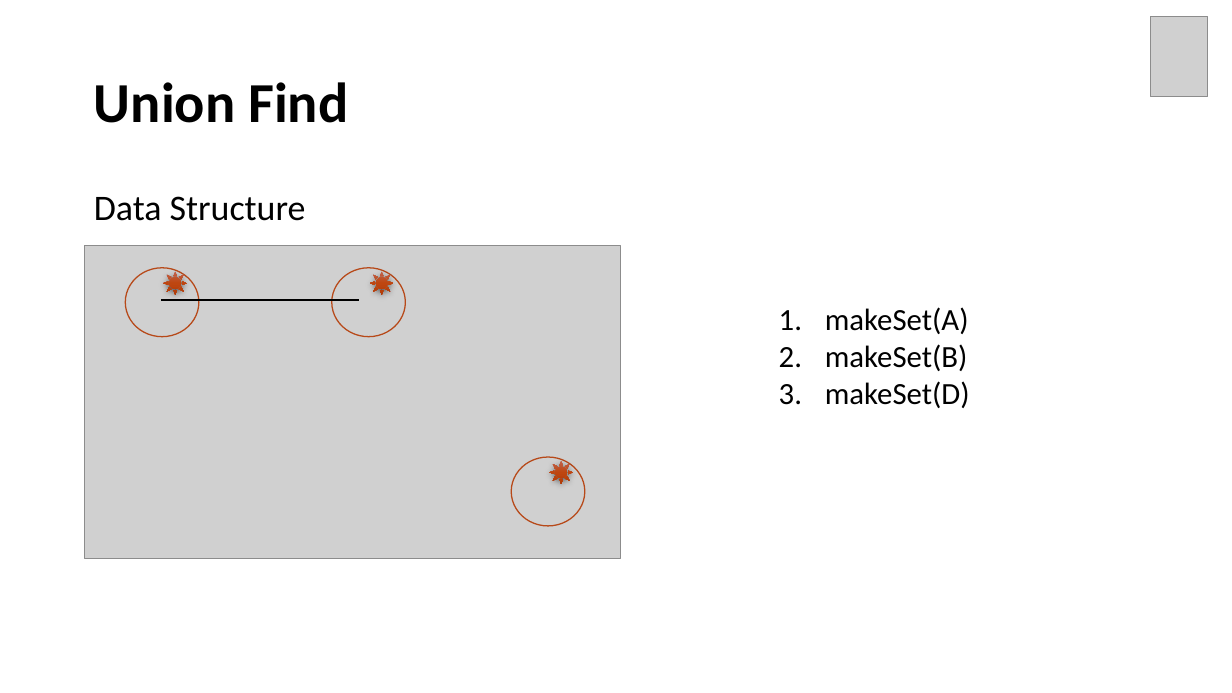
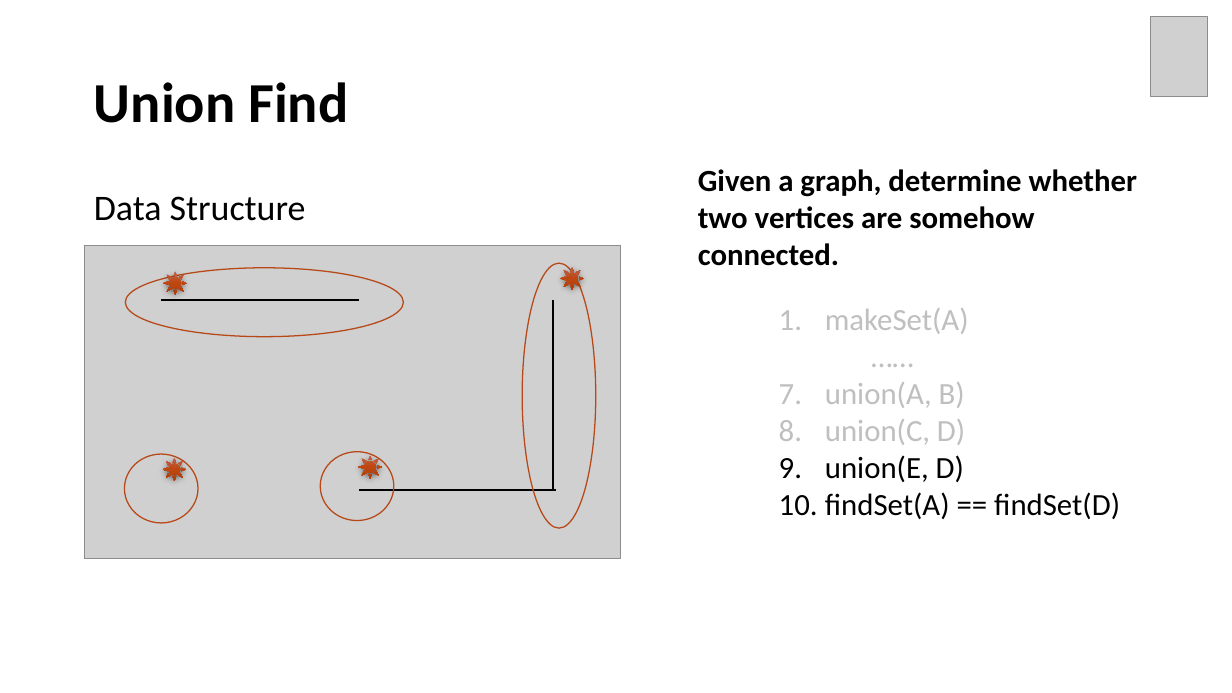
Before and after one commit to Neo-Hao/union-find, a slide deck: slide 10 of slides.pptx (slide 7 before the commit). Drawn at 1232x693 pixels with LibreOffice and Linux fonts; fonts in the diff are those of the drawing; grey boxes stand for pictures. Boxes give left, top, right and bottom in pixels: in the first picture for what was removed or moved away, otherwise in the second. Text is boxed around its words. In the diff, an @@ line names an element or a change of style, - is before the commit and + after.

Commit message:
updates on union find two versions

```diff
--- a/slides.pptx
+++ b/slides.pptx
@@ text added at [698, 169, 1137, 266], 24 pt, text #000000, bold @@
+Given a graph, determine whether two vertices are somehow connected.
@@ ellipse: place and size @@
-ellipse at [126, 268, 200, 337]
+ellipse at [126, 268, 404, 337]
@@ ellipse added at [522, 263, 596, 529], outline #B74919 1 pt @@
@@ sun: place and size @@
-sun at [370, 272, 393, 295]
+sun at [561, 267, 584, 290]
@@ line added from (553, 299) to (553, 491), #000000 1.5 pt @@
@@ text at [825, 308, 969, 334]: text colour #000000 to #BFBFBF in "makeSet(A)" @@
@@ text at [825, 382, 1120, 519]: text changed @@
-2. makeSet(B)
-3. makeSet(D)
+……
+7. union(A, B)
+8. union(C, D)
+9. union(E, D)
+10. findSet(A) == findSet(D)
@@ ellipse: place and size @@
-ellipse at [332, 268, 406, 337]
+ellipse at [125, 454, 199, 523]
@@ sun added at [163, 457, 186, 481], fill gradient #C2634D to #BF4611 to #B13B08 @@
@@ ellipse: place and size @@
-ellipse at [511, 457, 585, 527]
+ellipse at [321, 452, 395, 521]
@@ sun: place and size @@
-sun at [550, 461, 573, 484]
+sun at [359, 456, 382, 479]
@@ line added from (359, 491) to (556, 491), #000000 1.5 pt @@
```
Also in this commit, not shown: 33 other slides changed, 6 slides added, 10 slides removed.
